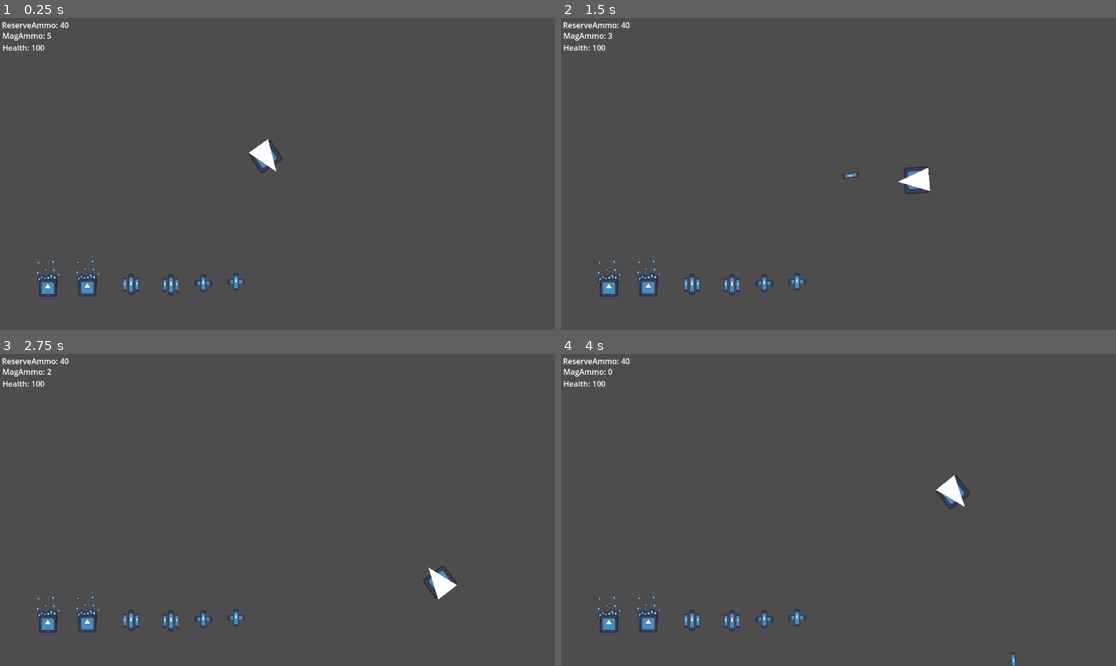
Above: before the commit, frames 1-4 (two rows, left to right).
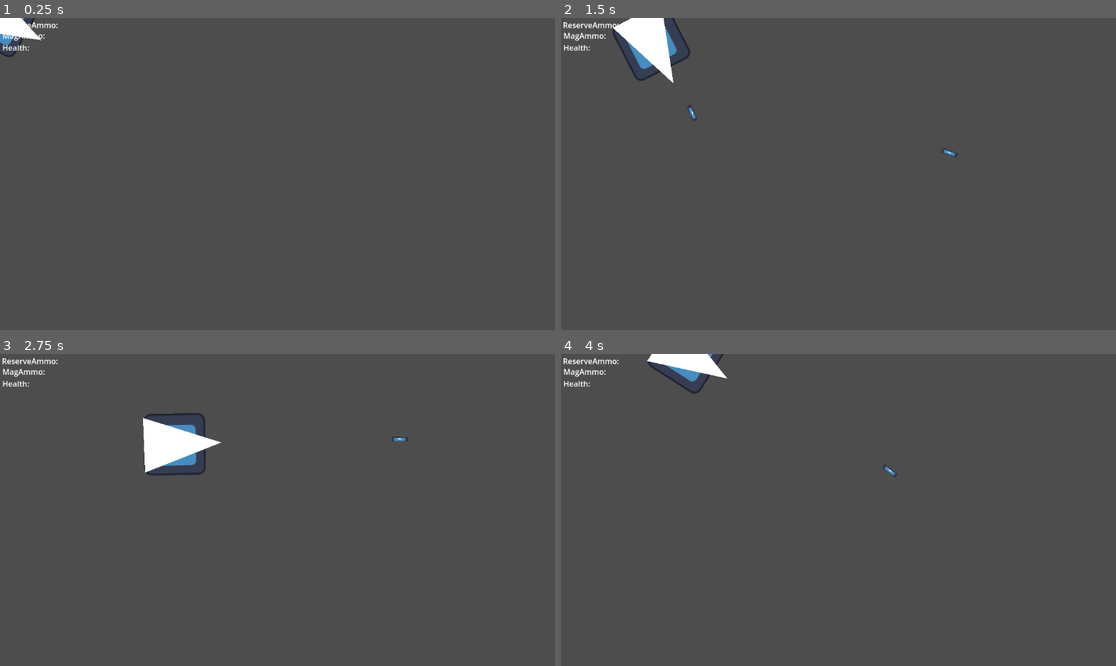
Above: after the commit, the same moments.

Repository: TheWhiteWolf0/Shooter-Game
Game: Godot game, scene res://Scenes/Player.tscn
Same seed, same stepped clock (60 frames per second), same inputs: the game is played once before the commit and once after it. Before the commit the project starts from res://Scenes/node_2d.tscn. The engine's default icon, where the game draws it, is replaced by a stand-in: a white triangle on a blue panel in a dark square.
Inputs (mouse positions are in pixels of both pictures, inside the frame that each line leads up to):
- Up to frame 1 (0.25 s): no input
- Up to frame 2 (1.5 s): tap Enter at 0.5 s; move the mouse to (960, 158) at 0.52 s; hold D (Right) 0.53-1.28 s; click (960, 158) at 0.6 s; move the mouse to (727, 189) at 1.27 s; hold S (Down) from 1.28 s (still down); click (727, 189) at 1.35 s
- Up to frame 3 (2.75 s): move the mouse to (333, 441) at 2.02 s; release S (Down) at 2.03 s; hold D (Right) from 2.03 s (still down); click (333, 441) at 2.1 s
- Up to frame 4 (4 s): move the mouse to (810, 572) at 2.77 s; release D (Right) at 2.78 s; hold W (Up) 2.78-3.53 s; click (810, 572) at 2.85 s; move the mouse to (1005, 556) at 3.52 s; hold A (Left) from 3.53 s (still down); click (1005, 556) at 3.6 s

The runs differ from the first frame. In frame 1, 1.5% of the frame differs, in the area x 0-51%, y 0-90%; in frame 2, 2.6%; in frame 3, 2.7%, in the area x 5-83%, y 1-90%; in frame 4, 1.9%.

Commit message:
EnemyChase Works!!!!!
added and figured out nav mesh. fixed player and enemy scene hierarchy. Enemy Chase works. Need to add bullet interaction so they die and collison so they do damage.

Diff:
--- a/shootergame/GlobalVariables/GloabalVariables.gd
+++ b/shootergame/GlobalVariables/GloabalVariables.gd
@@ -9,6 +9,7 @@
 
 extends Node
 
+@export var player_speed = 250
 var player_Health:int = 100
 
 
@@ -19,6 +20,5 @@
 var reserve_ammo:int = 40
 
 
-
 var damage_Overtime:bool = false
 var damage_OT_Fire:float = 0.0
--- /dev/null
+++ b/shootergame/Scenes/Player.tscn
@@ -0,0 +1,64 @@
+[gd_scene load_steps=5 format=3 uid="uid://d2noon1vftiyp"]
+
+[ext_resource type="Script" uid="uid://b6tjlvlwgmbme" path="res://Scripts/Player_Script.gd" id="1_kyqiw"]
+[ext_resource type="Texture2D" uid="uid://cararyfg0c133" path="res://Sprite Frames/icon.svg" id="2_gntrk"]
+
+[sub_resource type="SpriteFrames" id="SpriteFrames_hh5uf"]
+animations = [{
+"frames": [{
+"duration": 1.0,
+"texture": ExtResource("2_gntrk")
+}],
+"loop": true,
+"name": &"default",
+"speed": 5.0
+}]
+
+[sub_resource type="RectangleShape2D" id="RectangleShape2D_hh5uf"]
+size = Vector2(116, 120)
+
+[node name="Player" type="CharacterBody2D"]
+script = ExtResource("1_kyqiw")
+
+[node name="AnimatedSprite2D" type="AnimatedSprite2D" parent="."]
+sprite_frames = SubResource("SpriteFrames_hh5uf")
+
+[node name="CollisionShape2D" type="CollisionShape2D" parent="."]
+position = Vector2(0, 1)
+shape = SubResource("RectangleShape2D_hh5uf")
+
+[node name="Polygon2D" type="Polygon2D" parent="."]
+rotation = 1.55353
+scale = Vector2(18.9265, 22.972)
+offset = Vector2(-3.01165, 1.76713)
+polygon = PackedVector2Array(3, 1, 6, 1, 3, -6, 0, 1)
+
+[node name="ShootingPoint" type="Marker2D" parent="Polygon2D"]
+position = Vector2(-0.0171871, -4.2234)
+
+[node name="CanvasLayer" type="CanvasLayer" parent="."]
+
+[node name="mag_ammo" type="Label" parent="CanvasLayer"]
+offset_left = 5.0
+offset_top = 25.0
+offset_right = 98.0
+offset_bottom = 48.0
+text = "MagAmmo: "
+metadata/_edit_use_anchors_ = true
+
+[node name="reserve_ammo" type="Label" parent="CanvasLayer"]
+offset_left = 4.0
+offset_top = 3.0
+offset_right = 125.0
+offset_bottom = 26.0
+text = "ReserveAmmo: "
+metadata/_edit_use_anchors_ = true
+
+[node name="player_Health" type="Label" parent="CanvasLayer"]
+offset_left = 5.0
+offset_top = 50.0
+offset_right = 65.0
+offset_bottom = 73.0
+text = "Health: "
+horizontal_alignment = 1
+metadata/_edit_use_anchors_ = true
--- /dev/null
+++ b/shootergame/Scenes/enemy(chase).tscn
@@ -0,0 +1,20 @@
+[gd_scene load_steps=4 format=3 uid="uid://1culhx83bl5l"]
+
+[ext_resource type="Script" uid="uid://coo5demru8hfy" path="res://Scripts/Enemy(Chase).gd" id="1_d570n"]
+[ext_resource type="Texture2D" uid="uid://cararyfg0c133" path="res://Sprite Frames/icon.svg" id="2_5476s"]
+
+[sub_resource type="RectangleShape2D" id="RectangleShape2D_s0lla"]
+size = Vector2(117, 118)
+
+[node name="Enemy(Chase)" type="CharacterBody2D"]
+script = ExtResource("1_d570n")
+
+[node name="NavigationAgent2D" type="NavigationAgent2D" parent="."]
+
+[node name="CollisionShape2D" type="CollisionShape2D" parent="."]
+position = Vector2(0.5, 1)
+shape = SubResource("RectangleShape2D_s0lla")
+
+[node name="Sprite2D" type="Sprite2D" parent="."]
+modulate = Color(0.917647, 0.027451, 0, 1)
+texture = ExtResource("2_5476s")
--- a/shootergame/Scenes/node_2d.tscn
+++ /dev/null
@@ -1,90 +0,0 @@
-[gd_scene load_steps=8 format=3 uid="uid://d2noon1vftiyp"]
-
-[ext_resource type="Script" uid="uid://b6tjlvlwgmbme" path="res://Scripts/Player_Script.gd" id="1_wtcfe"]
-[ext_resource type="Texture2D" uid="uid://cararyfg0c133" path="res://Sprite Frames/icon.svg" id="2_v1qfn"]
-[ext_resource type="PackedScene" uid="uid://p22sham85u4u" path="res://Scenes/MedKits.tscn" id="5_u7krg"]
-[ext_resource type="PackedScene" uid="uid://bnglv4xn425t0" path="res://Scenes/ammo_pack.tscn" id="6_tx0tn"]
-[ext_resource type="PackedScene" uid="uid://c24l7jjbv3iqt" path="res://Scenes/damage_area.tscn" id="6_wjtap"]
-
-[sub_resource type="SpriteFrames" id="SpriteFrames_hh5uf"]
-animations = [{
-"frames": [{
-"duration": 1.0,
-"texture": ExtResource("2_v1qfn")
-}],
-"loop": true,
-"name": &"default",
-"speed": 5.0
-}]
-
-[sub_resource type="RectangleShape2D" id="RectangleShape2D_hh5uf"]
-size = Vector2(116, 120)
-
-[node name="Node2D" type="Node2D"]
-
-[node name="Player" type="CharacterBody2D" parent="."]
-position = Vector2(551, 287)
-scale = Vector2(0.405132, 0.431241)
-motion_mode = 1
-slide_on_ceiling = false
-script = ExtResource("1_wtcfe")
-
-[node name="AnimatedSprite2D" type="AnimatedSprite2D" parent="Player"]
-sprite_frames = SubResource("SpriteFrames_hh5uf")
-
-[node name="CollisionShape2D" type="CollisionShape2D" parent="Player"]
-position = Vector2(0, 1)
-shape = SubResource("RectangleShape2D_hh5uf")
-
-[node name="Polygon2D" type="Polygon2D" parent="Player"]
-rotation = 1.55353
-scale = Vector2(18.9265, 22.972)
-offset = Vector2(-3.01165, 1.76713)
-polygon = PackedVector2Array(3, 1, 6, 1, 3, -6, 0, 1)
-
-[node name="ShootingPoint" type="Marker2D" parent="Player/Polygon2D"]
-position = Vector2(-0.0171871, -4.2234)
-
-[node name="CanvasLayer" type="CanvasLayer" parent="."]
-
-[node name="mag_ammo" type="Label" parent="CanvasLayer"]
-offset_left = 5.0
-offset_top = 25.0
-offset_right = 98.0
-offset_bottom = 48.0
-text = "MagAmmo: "
-
-[node name="reserve_ammo" type="Label" parent="CanvasLayer"]
-offset_left = 4.0
-offset_top = 3.0
-offset_right = 125.0
-offset_bottom = 26.0
-text = "ReserveAmmo: "
-
-[node name="player_Health" type="Label" parent="CanvasLayer"]
-offset_left = 5.0
-offset_top = 50.0
-offset_right = 65.0
-offset_bottom = 73.0
-text = "Health: "
-horizontal_alignment = 1
-
-[node name="MedKit" parent="." instance=ExtResource("5_u7krg")]
-position = Vector2(422, 551)
-
-[node name="MedKit2" parent="." instance=ExtResource("5_u7krg")]
-position = Vector2(490, 548)
-
-[node name="AmmoPack" parent="." instance=ExtResource("6_tx0tn")]
-position = Vector2(272, 553)
-scale = Vector2(0.575832, 0.572562)
-
-[node name="AmmoPack2" parent="." instance=ExtResource("6_tx0tn")]
-position = Vector2(355, 554)
-scale = Vector2(0.575832, 0.572562)
-
-[node name="DamageArea" parent="." instance=ExtResource("6_wjtap")]
-position = Vector2(99, 559)
-
-[node name="DamageArea2" parent="." instance=ExtResource("6_wjtap")]
-position = Vector2(181, 558)
--- /dev/null
+++ b/shootergame/Scenes/test_scence.tscn
@@ -0,0 +1,55 @@
+[gd_scene load_steps=6 format=3 uid="uid://6w6x2n5vsuo0"]
+
+[ext_resource type="Texture2D" uid="uid://cararyfg0c133" path="res://Sprite Frames/icon.svg" id="1_qmtu8"]
+[ext_resource type="PackedScene" uid="uid://d2noon1vftiyp" path="res://Scenes/Player.tscn" id="2_el23o"]
+[ext_resource type="PackedScene" uid="uid://1culhx83bl5l" path="res://Scenes/enemy(chase).tscn" id="3_ud2or"]
+
+[sub_resource type="NavigationPolygon" id="NavigationPolygon_83j0u"]
+vertices = PackedVector2Array(1142.95, 636.023, 9.03125, 638.969, 9.75781, 404.203, 435.32, 404.203, 755.227, 253.203, 1141.18, 253.203, 435.32, 323.359, 1140.04, 10.0313, 1140.79, 172.359, 755.227, 172.359, 10.9609, 13.9609, 10.0078, 323.359)
+polygons = Array[PackedInt32Array]([PackedInt32Array(0, 1, 2, 3), PackedInt32Array(4, 5, 0, 3, 6), PackedInt32Array(7, 8, 9, 10), PackedInt32Array(6, 11, 10, 9, 4)])
+outlines = Array[PackedVector2Array]([PackedVector2Array(1, 4, 1150, 0, 1153, 646, -1, 649)])
+
+[sub_resource type="RectangleShape2D" id="RectangleShape2D_el23o"]
+size = Vector2(119, 117)
+
+[node name="TestScence" type="Node2D"]
+
+[node name="NavigationRegion2D" type="NavigationRegion2D" parent="."]
+navigation_polygon = SubResource("NavigationPolygon_83j0u")
+
+[node name="Walls" type="Node2D" parent="NavigationRegion2D"]
+
+[node name="StaticBody2D" type="StaticBody2D" parent="NavigationRegion2D/Walls"]
+position = Vector2(220, 363)
+scale = Vector2(3.48, 0.52)
+
+[node name="CollisionShape2D" type="CollisionShape2D" parent="NavigationRegion2D/Walls/StaticBody2D"]
+modulate = Color(0.7663, 0.0123857, 0.169172, 1)
+position = Vector2(-0.5, 1.5)
+shape = SubResource("RectangleShape2D_el23o")
+
+[node name="Sprite2D" type="Sprite2D" parent="NavigationRegion2D/Walls/StaticBody2D"]
+modulate = Color(0, 0.027451, 0, 1)
+texture = ExtResource("1_qmtu8")
+
+[node name="StaticBody2D2" type="StaticBody2D" parent="NavigationRegion2D/Walls"]
+position = Vector2(960, 212)
+scale = Vector2(3.24623, 0.52)
+
+[node name="CollisionShape2D" type="CollisionShape2D" parent="NavigationRegion2D/Walls/StaticBody2D2"]
+modulate = Color(0.7663, 0.0123857, 0.169172, 1)
+position = Vector2(-0.5, 1.5)
+shape = SubResource("RectangleShape2D_el23o")
+
+[node name="Sprite2D" type="Sprite2D" parent="NavigationRegion2D/Walls/StaticBody2D2"]
+modulate = Color(0, 0.027451, 0, 1)
+texture = ExtResource("1_qmtu8")
+
+[node name="Player" parent="." instance=ExtResource("2_el23o")]
+position = Vector2(592, 240)
+scale = Vector2(0.48, 0.48)
+
+[node name="Enemy(Chase)" parent="." node_paths=PackedStringArray("target_to_chase") instance=ExtResource("3_ud2or")]
+position = Vector2(114, 562)
+scale = Vector2(0.48, 0.48)
+target_to_chase = NodePath("../Player")
--- /dev/null
+++ b/shootergame/Scripts/Enemy(Chase).gd
@@ -0,0 +1,23 @@
+
+
+
+
+
+
+
+
+
+
+extends CharacterBody2D
+
+
+
+@onready var navigation_agent_2d: NavigationAgent2D = $NavigationAgent2D
+@export var target_to_chase: CharacterBody2D
+
+const SPEED = 75
+
+func _physics_process(delta: float) -> void:
+	navigation_agent_2d.target_position = target_to_chase.global_position
+	velocity = global_position.direction_to(navigation_agent_2d.get_next_path_position()) * SPEED
+	move_and_slide()
--- a/shootergame/Scripts/Player_Script.gd
+++ b/shootergame/Scripts/Player_Script.gd
@@ -10,13 +10,15 @@
 extends CharacterBody2D
 
 @onready var shooting_point: Marker2D = $Polygon2D/ShootingPoint
-@export var player_speed = 250
 
 var bullet = preload("res://Scenes/Bullet.tscn")
 
+var player_position = position
+
+
 func get_input():
 	var input_direction = Input.get_vector("Left", "Right", "Up", "Down")
-	velocity = input_direction * player_speed
+	velocity = input_direction * GlobalVariables.player_speed
 	look_at(get_global_mouse_position())
 
 func player_weapon():
@@ -39,9 +41,9 @@
 	move_and_slide()
 	player_weapon()
 
-	$"../CanvasLayer/reserve_ammo".text = "ReserveAmmo: " + str(GlobalVariables.reserve_ammo)
-	$"../CanvasLayer/mag_ammo".text = "MagAmmo: " + str(GlobalVariables.mag_ammo)
-	$"../CanvasLayer/player_Health".text = "Health: " + str(GlobalVariables.player_Health)
+#	$"../CanvasLayer/reserve_ammo".text = "ReserveAmmo: " + str(GlobalVariables.reserve_ammo)
+#	$"../CanvasLayer/mag_ammo".text = "MagAmmo: " + str(GlobalVariables.mag_ammo)
+#	$"../CanvasLayer/player_Health".text = "Health: " + str(GlobalVariables.player_Health)
 
 func fire():
 	var bullet_instance = bullet.instantiate()
Not shown, added: shootergame/Scripts/Enemy(Chase).gd.uid
